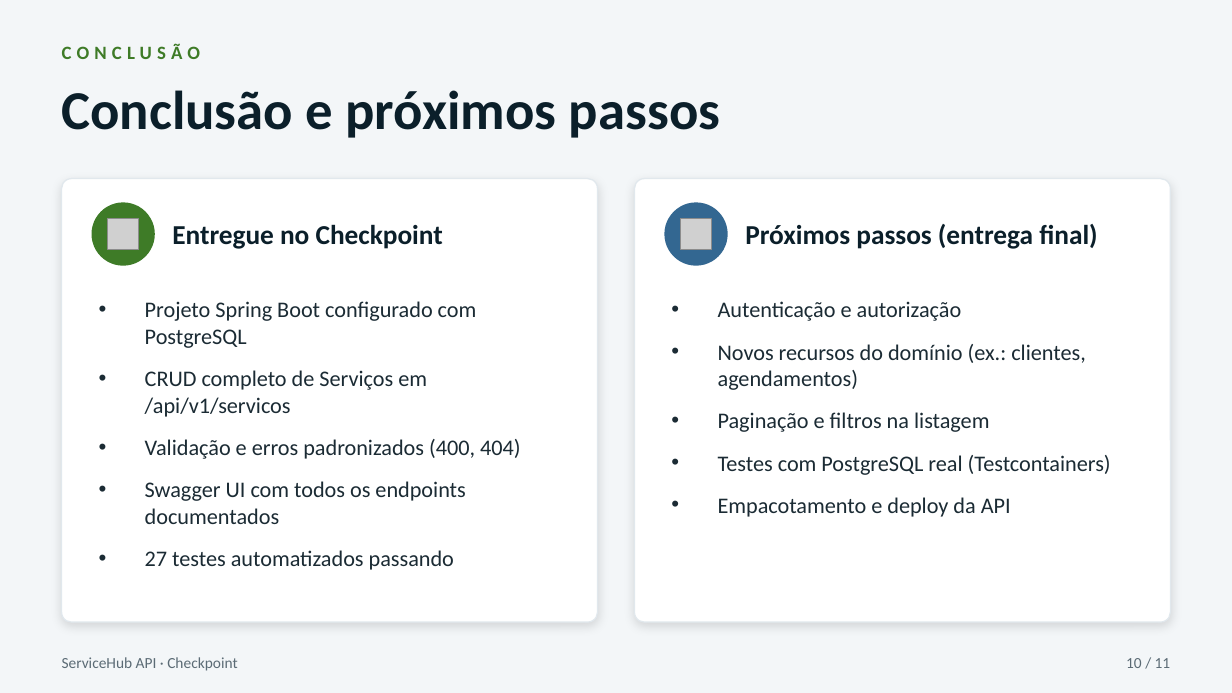
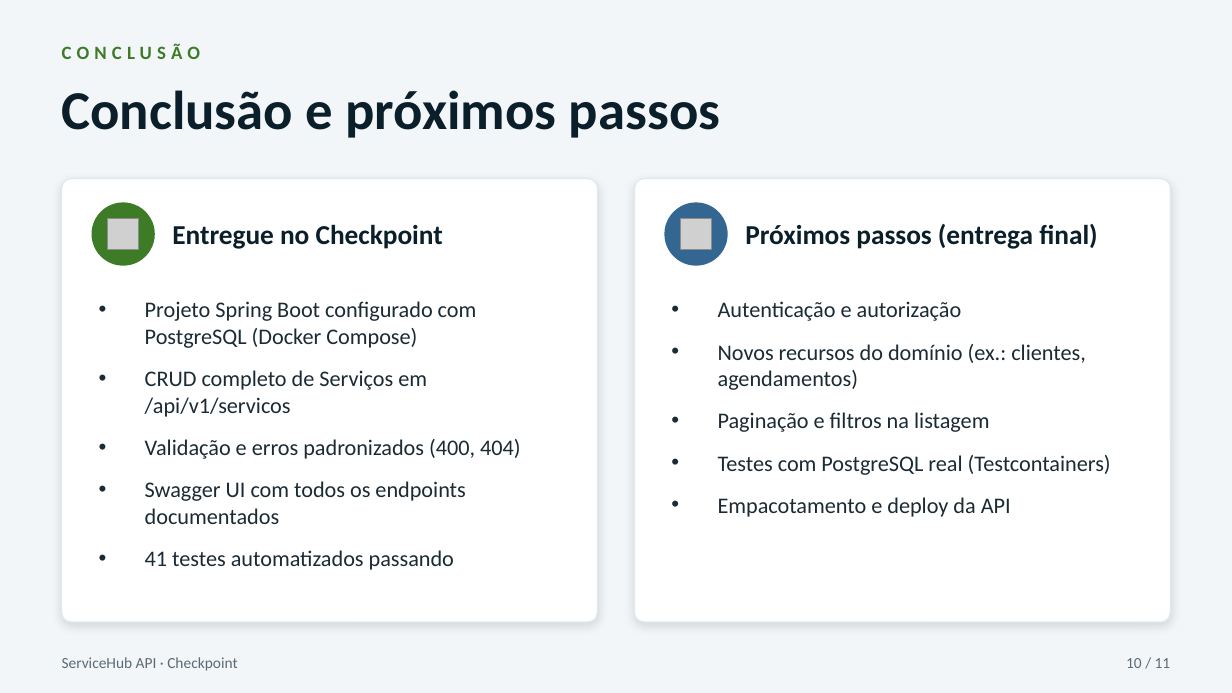
Before and after one commit to EstherCBL/ServiceHub-API, a slide deck: slide 10 of docs/ServiceHub-API-Checkpoint.pptx. Drawn at 1232x693 pixels with LibreOffice and Linux fonts; fonts in the diff are those of the drawing; grey boxes stand for pictures. Boxes give left, top, right and bottom in pixels: in the first picture for what was removed or moved away, otherwise in the second. Text is boxed around its words. In the diff, an @@ line names an element or a change of style, - is before the commit and + after.

```diff
--- a/docs/ServiceHub-API-Checkpoint.pptx
+++ b/docs/ServiceHub-API-Checkpoint.pptx
@@ text at <box>145,301,477,348</box>: text changed @@
-• Projeto Spring Boot configurado com PostgreSQL
+• Projeto Spring Boot configurado com PostgreSQL (Docker Compose)
@@ text at <box>145,550,454,570</box>: text changed @@
-• 27 testes automatizados passando
+• 41 testes automatizados passando
```
Also in this commit, not shown: 4 other slides changed, 1 other file.
